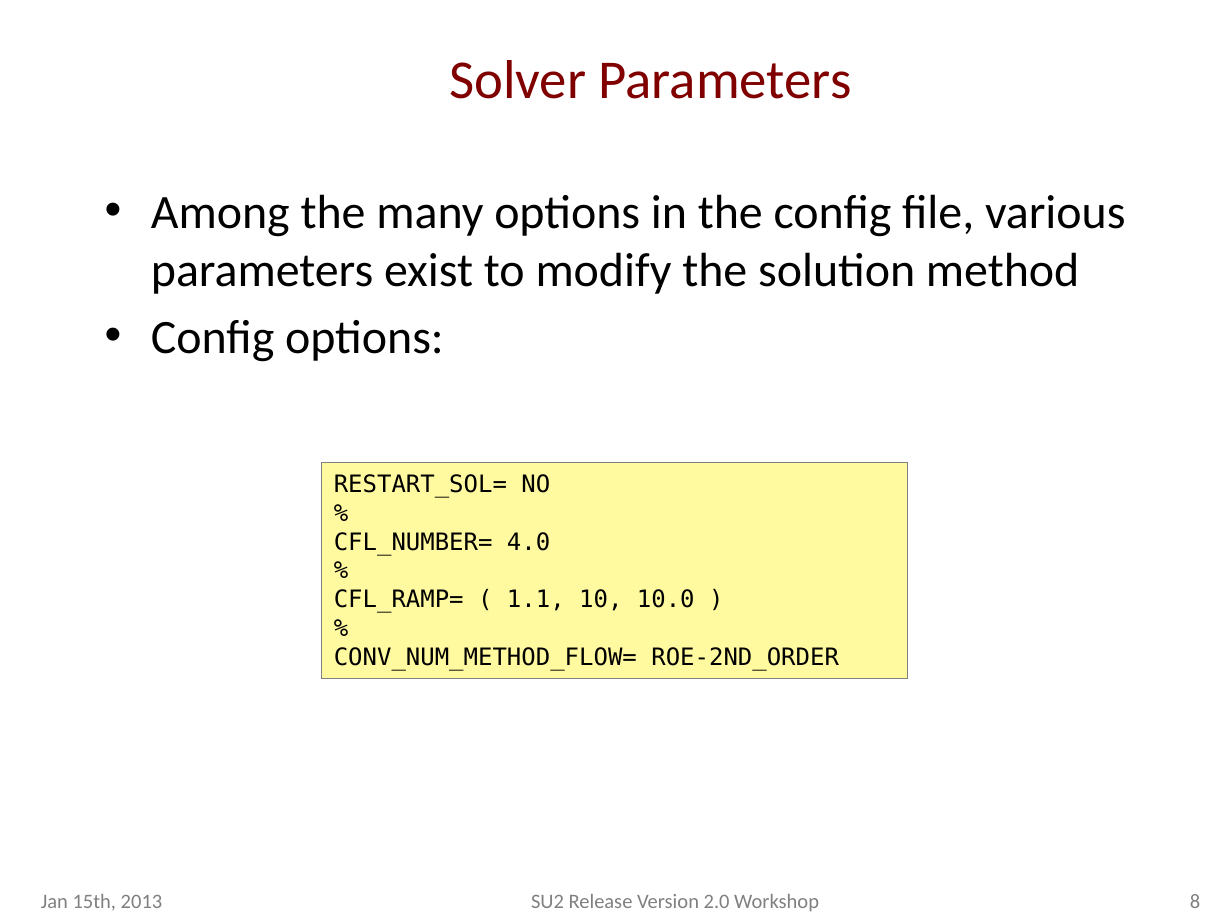
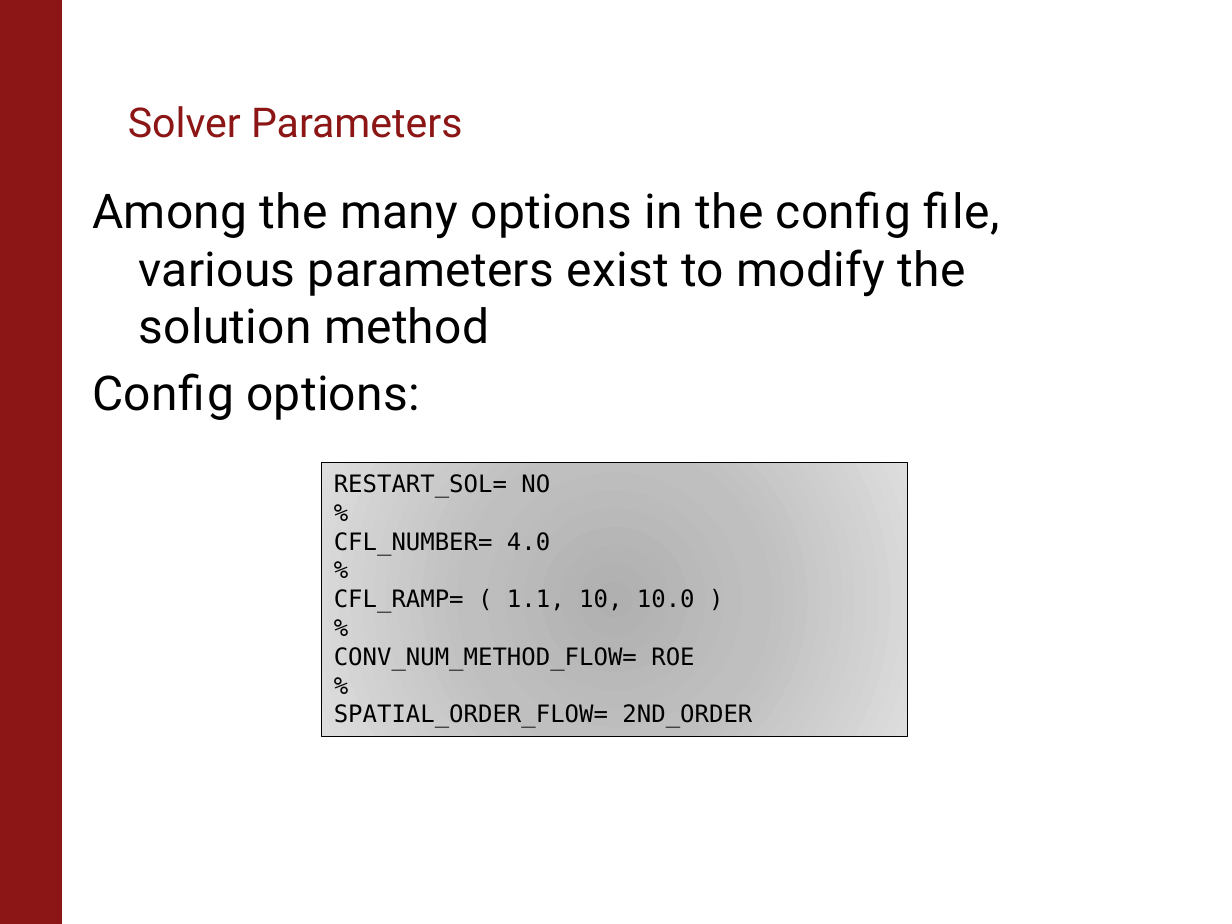
Before and after one commit to su2code/SU2, a slide deck: slide 7 of Presentations/1st Workshop/Running_SU2.pptx (slide 8 before the commit). Drawn at 1232x924 pixels with LibreOffice and Linux fonts; fonts in the diff are those of the drawing; background and template pictures are left out. Boxes give left, top, right and bottom in pixels: in the first picture for what was removed or moved away, otherwise in the second. Text is boxed around its words. In the diff, an @@ line names an element or a change of style, - is before the commit and + after.

```diff
--- a/Presentations/1st Workshop/Running_SU2.pptx
+++ b/Presentations/1st Workshop/Running_SU2.pptx
@@ rectangle added at <box>0,0,62,924</box>, fill #8C1515, outline #8C1515 0.75 pt @@
@@ ellipse removed at <box>15,12,1173,415</box> @@
@@ title "Solver Parameters": place and size @@
-title "Solver Parameters" at <box>449,60,852,99</box>
+title "Solver Parameters" at <box>128,106,462,138</box>
@@ title "Solver Parameters" at <box>128,106,462,138</box>: size 32 to 24 pt, font Calibri to Roboto, text colour #800000 to #8C1515; alignment centre to left; line spacing 1 to 0.85; vertical alignment middle to bottom @@
@@ text "Among the many options in ..." at <box>92,191,1000,420</box>: font Calibri to Roboto, letter spacing 0 to 0.2 pt; bullet • to none @@
@@ rectangle "RESTART_SOL= NO": place and size @@
-rectangle "RESTART_SOL= NO" at <box>322,463,908,679</box>
+rectangle "RESTART_SOL= NO" at <box>322,463,908,737</box>
@@ rectangle "RESTART_SOL= NO" at <box>322,463,908,737</box>: fill #FFFA9F to gradient #B1B1B1 to #C0C0C0 to #DDDDDD; outline #808080 0.75 pt to #000000 0.75 pt @@
@@ text in rectangle at <box>334,647,752,728</box>: text changed @@
-CONV_NUM_METHOD_FLOW= ROE-2ND_ORDER
+CONV_NUM_METHOD_FLOW= ROE
+%
+SPATIAL_ORDER_FLOW= 2ND_ORDER
@@ text removed at <box>41,894,163,911</box> @@
-Jan 15th, 2013
@@ text removed at <box>531,894,819,911</box> @@
-SU2 Release Version 2.0 Workshop
@@ page number removed at <box>1190,894,1200,908</box> @@
-8
```
Also in this commit, not shown: 7 other slides changed, 4 slides added, 4 slides removed, 2 other files.
